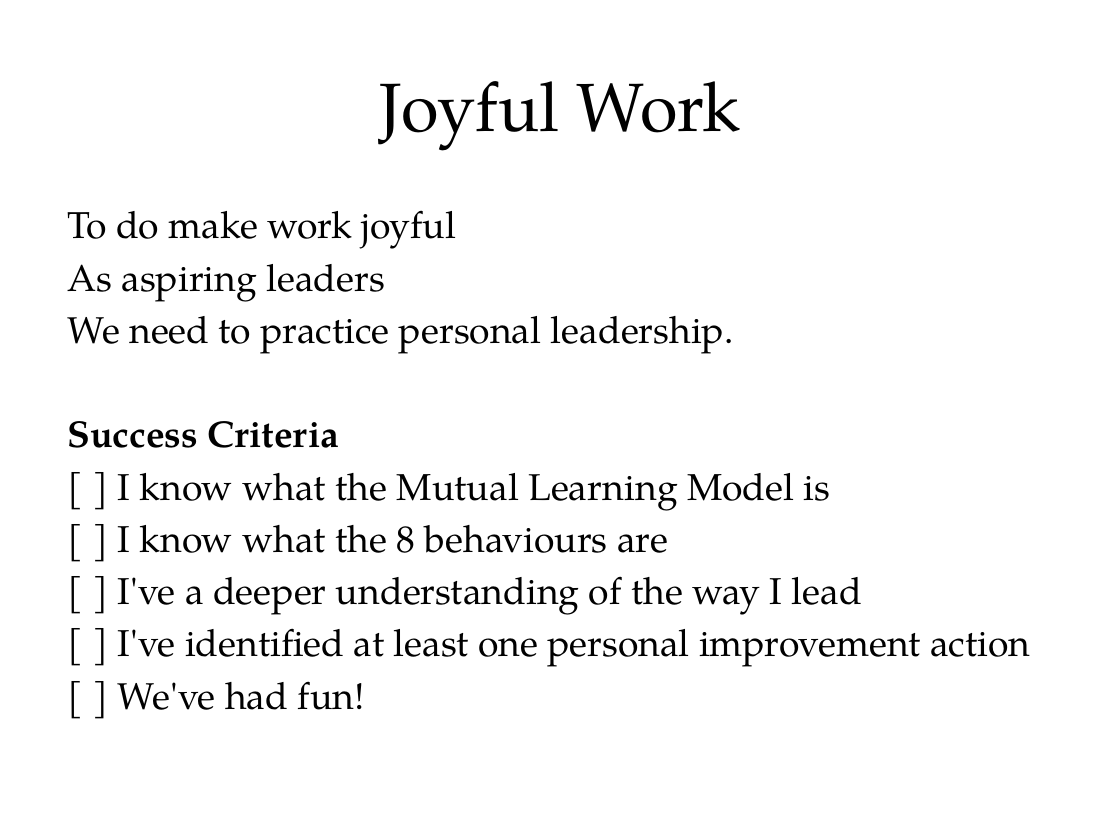
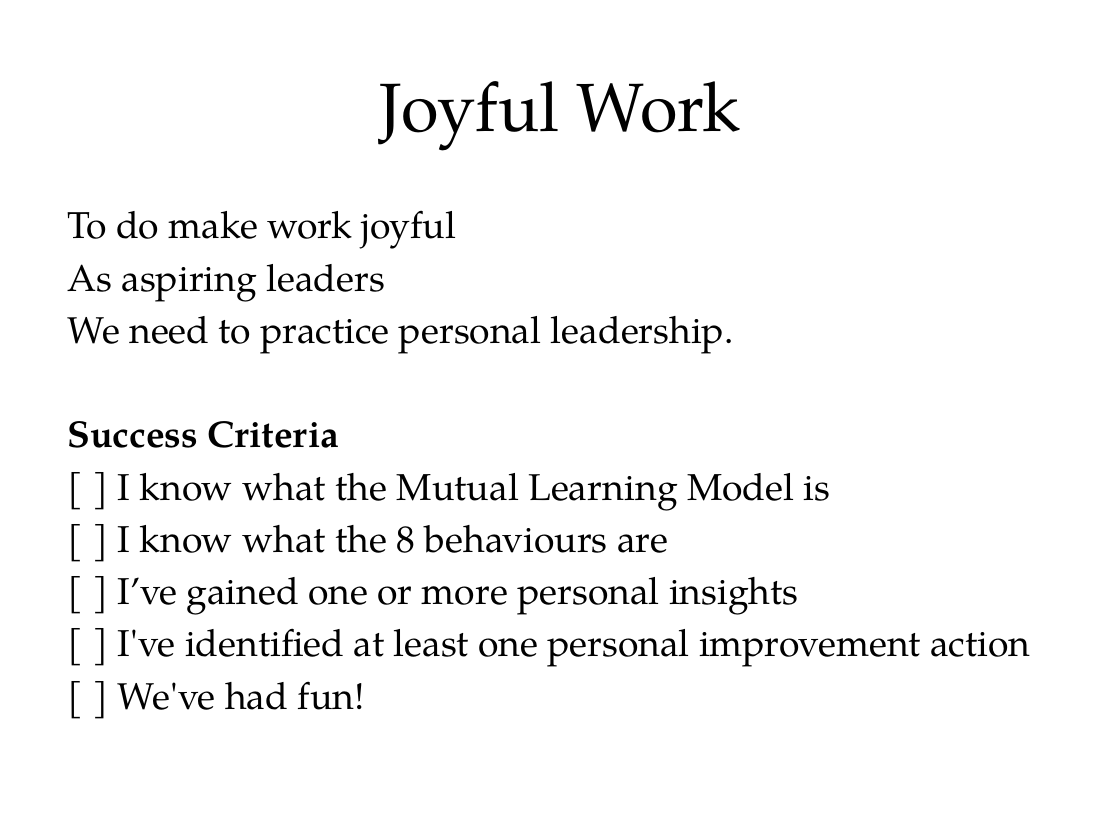
Before and after one commit to tumbarumba/effective-communication, a slide deck: slide 20 of The Fellowship of the Ring.pptx (slide 17 before the commit). Drawn at 1120x840 pixels with LibreOffice and Linux fonts; fonts in the diff are those of the drawing. Boxes give left, top, right and bottom in pixels: in the first picture for what was removed or moved away, otherwise in the second. Text is boxed around its words. In the diff, an @@ line names an element or a change of style, - is before the commit and + after.

```diff
--- a/The Fellowship of the Ring.pptx
+++ b/The Fellowship of the Ring.pptx
@@ text at (118, 577, 798, 615): text changed @@
-[ ] I've a deeper understanding of the way I lead
+[ ] I’ve gained one or more personal insights
```
Also in this commit, not shown: 8 other slides changed, 7 slides added.
